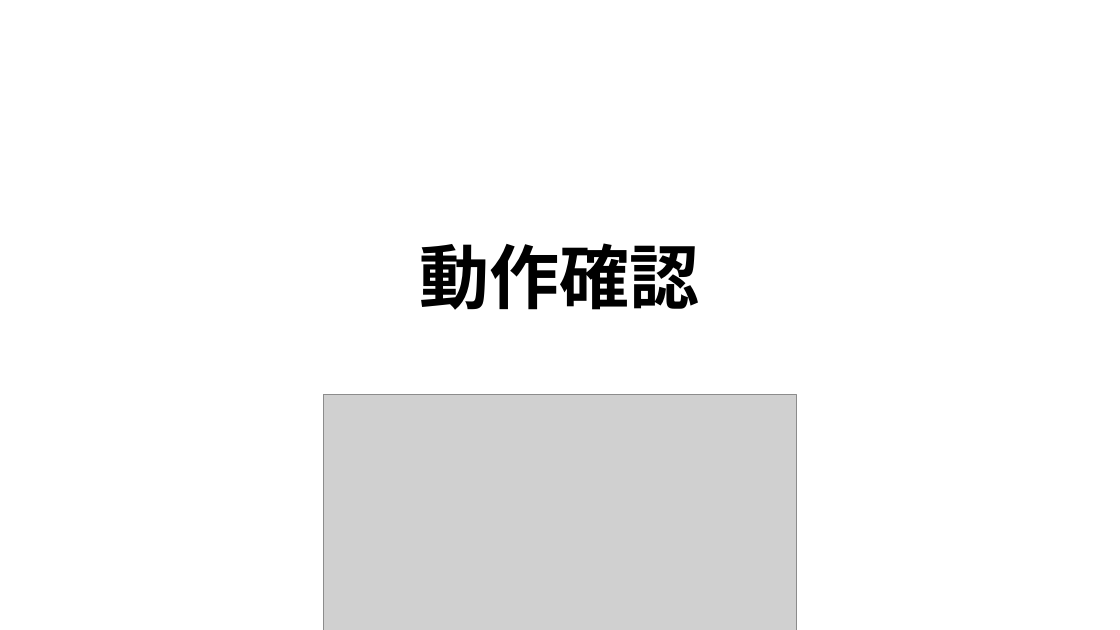
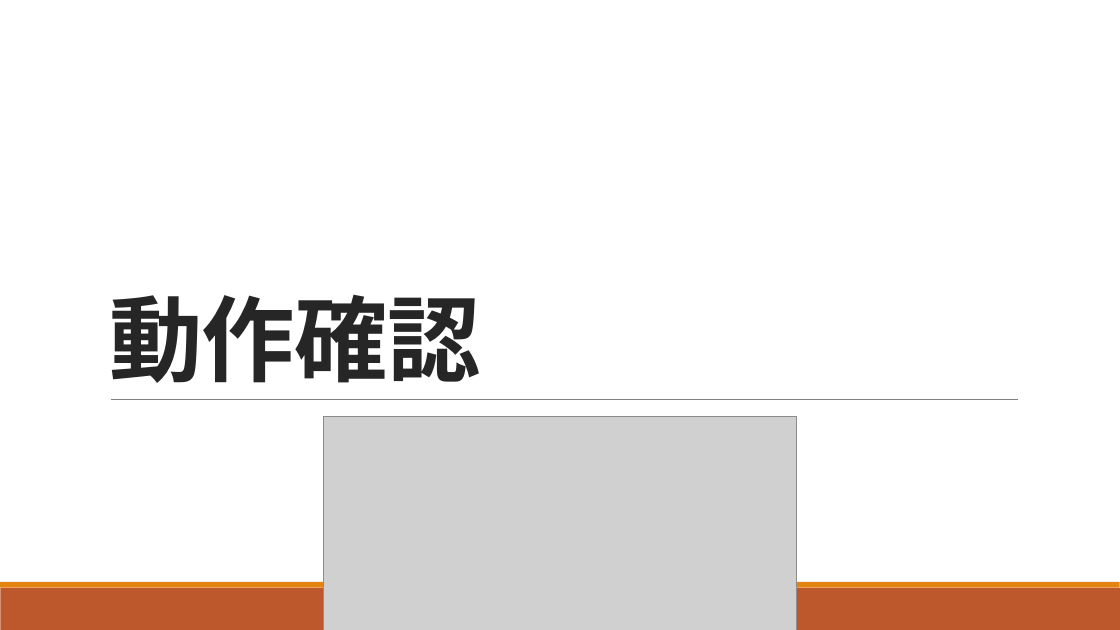
Before and after one commit to ivy239007/UG, a slide deck: slide 5 of プレゼン資料/Webアプリ開発発表資料.pptx (slide 6 before the commit). Drawn at 1120x630 pixels with LibreOffice and Linux fonts; fonts in the diff are those of the drawing; grey boxes stand for pictures. Boxes give left, top, right and bottom in pixels: in the first picture for what was removed or moved away, otherwise in the second. Text is boxed around its words. In the diff, an @@ line names an element or a change of style, - is before the commit and + after.

```diff
--- a/プレゼン資料/Webアプリ開発発表資料.pptx
+++ b/プレゼン資料/Webアプリ開発発表資料.pptx
@@ title "動作確認": place and size @@
-title "動作確認" at (420,243,700,310)
+title "動作確認" at (109,295,481,383)
@@ title "動作確認" at (109,295,481,383): size 60 to 80 pt, font Noto Sans CJK JP to Calibri, text colour #000000 to #262626, letter spacing 0 to -0.5 pt; alignment centre to left; line spacing 0.9 to 0.85 @@
@@ line added from (111, 399) to (1018, 399), #808080 0.5 pt @@
@@ picture: place and size @@
-picture at (323,395,796,630)
+picture at (323,417,796,630)
@@ rectangle added at (0,588,1120,630), fill #BD582C @@
@@ rectangle added at (0,582,1120,588), fill #E48312 @@
```
Also in this commit, not shown: 8 other slides changed, 1 slide added.
